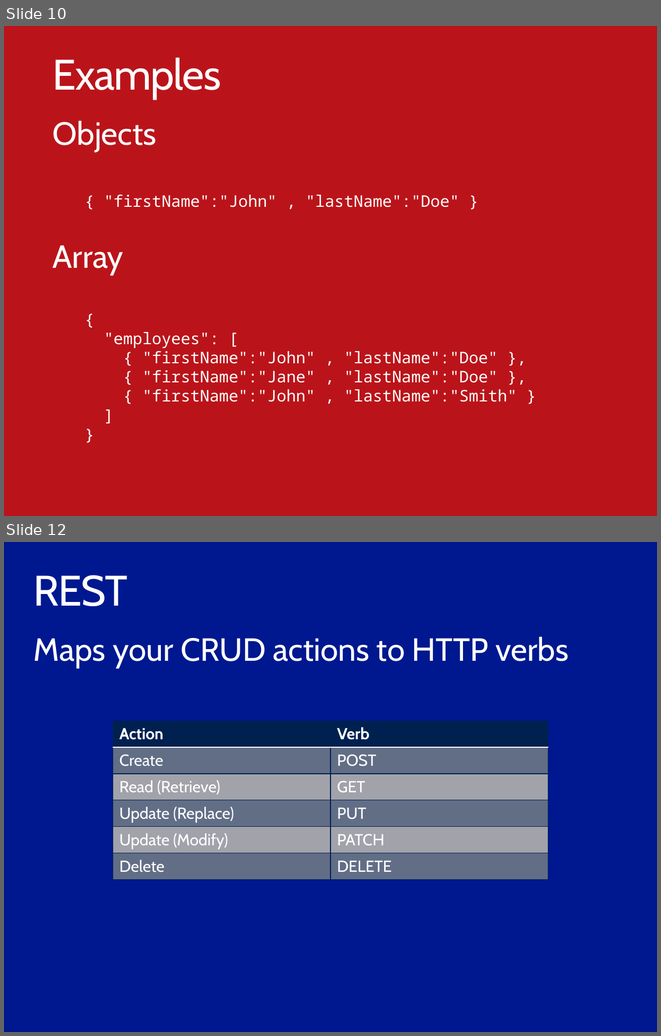
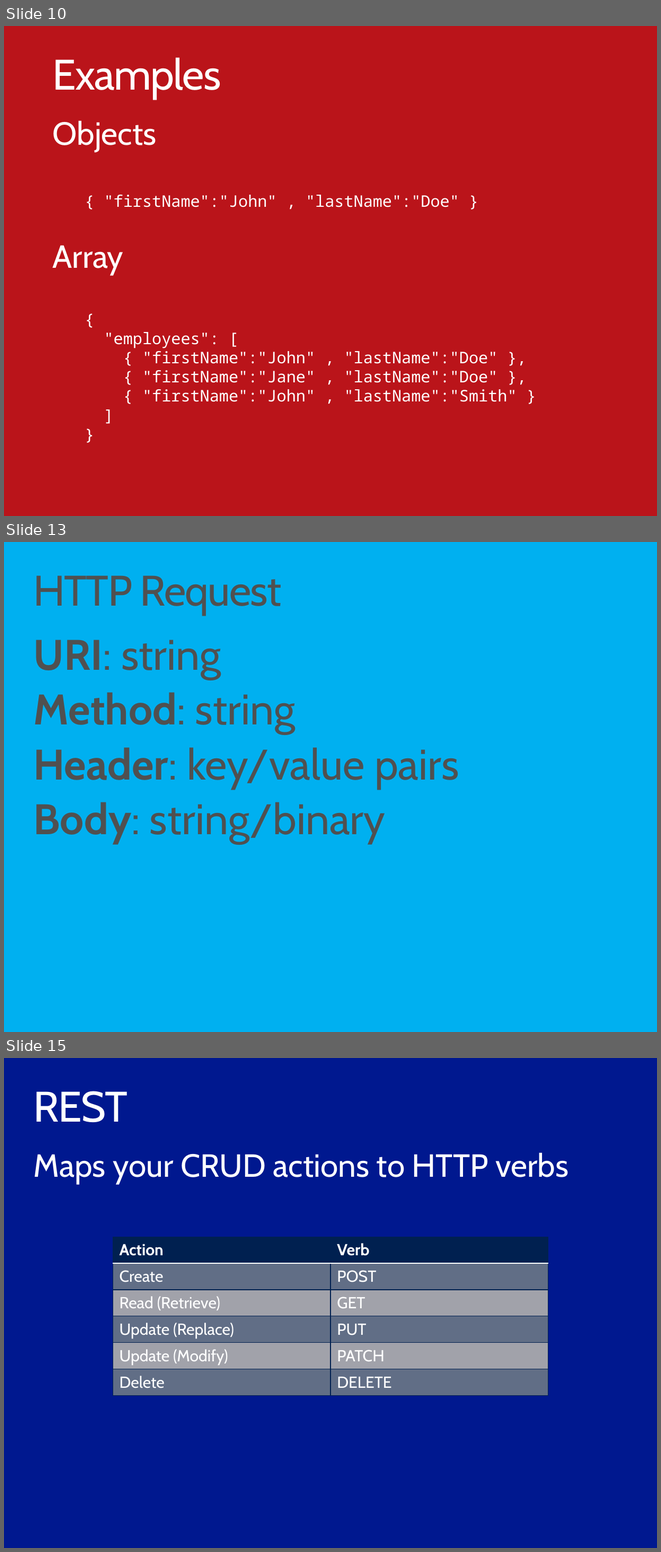
Before and after one commit to ondfisk/BDSA2018, a slide deck: Slides/Lecture07 - JSON and the REST, ASP.NET Core.pptx. Shown one above the other, each under a label of ours: slides 10 and 12 before the commit, slides 10, 13 and 15 after it; the slides between them are not shown. The pictures are 661x1036 and 661x1552 pixels, drawn with LibreOffice and Linux fonts; fonts in the diff are those of the drawing. Boxes give left, top, right and bottom in pixels: in the first picture for what was removed or moved away, otherwise in the second. Text is boxed around its words. In the diff, an @@ line names an element or a change of style, - is before the commit and + after.

```diff
--- a/Slides/Lecture07 - JSON and the REST, ASP.NET Core.pptx
+++ b/Slides/Lecture07 - JSON and the REST, ASP.NET Core.pptx
@@ slide 13 added at [4, 542, 657, 1032], background #00B0F0 @@
@@ title added at [33, 575, 282, 615], 48 pt, text #505050 @@
+HTTP Request
@@ text added at [34, 640, 459, 843], 48 pt, text #505050 @@
+URI: string
+Method: string
+Header: key/value pairs
+Body: string/binary
@@ what was slide 12 is now slide 15 @@
```
Also in this commit, not shown: 1 slide changed, 2 other slides added.
